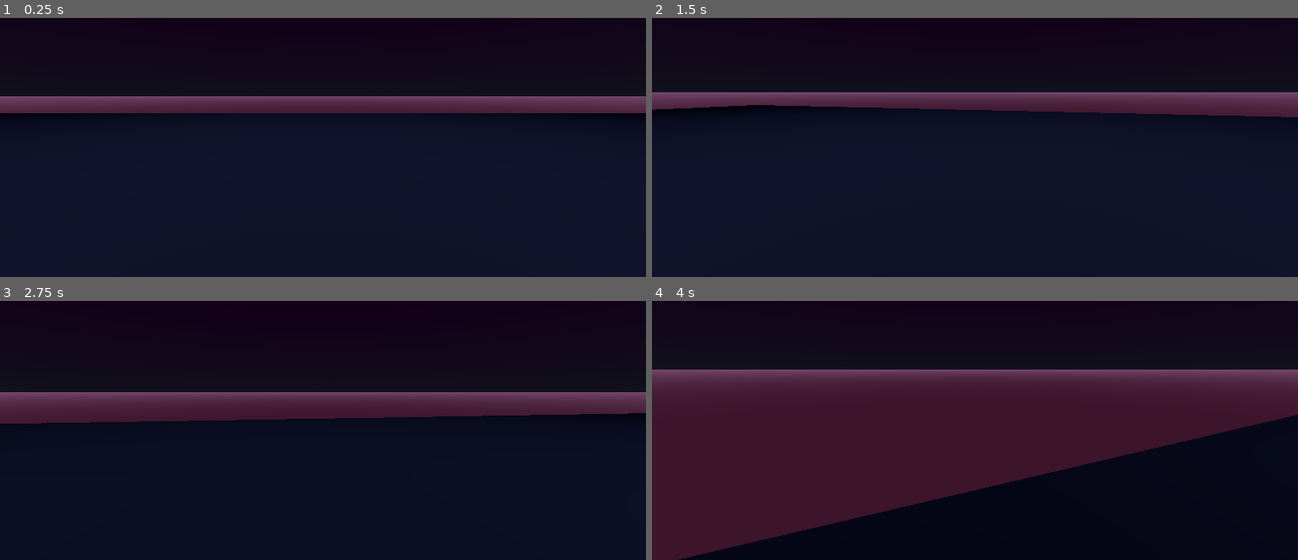
Above: before the commit, frames 1-4 (two rows, left to right).
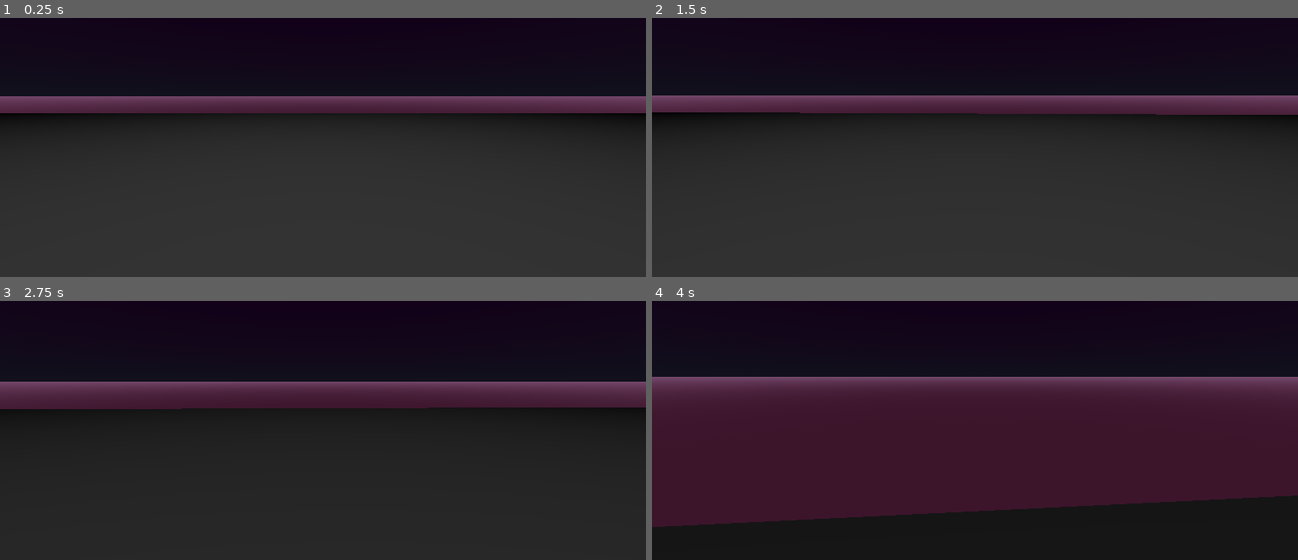
Above: after the commit, the same moments.

Repository: kokiheey/HYPERSLIDE
Game: Godot game, scene res://Scenes/Maps/world_1.tscn
Same seed, same stepped clock (60 frames per second), same inputs: the game is played once before the commit and once after it. Before the commit the project starts from res://world_1.tscn.
Inputs (mouse positions are in pixels of both pictures, inside the frame that each line leads up to):
- Up to frame 1 (0.25 s): no input
- Up to frame 2 (1.5 s): tap Enter (ui_accept) at 0.5, 0.77 s; move the mouse to (1007, 95) at 0.52 s; hold W (forward) from 0.53 s (still down); move the mouse to (942, 98) at 1.27 s
- Up to frame 3 (2.75 s): keep holding W (forward); tap Enter (ui_accept) at 1.52 s; move the mouse to (335, 373) at 2.02 s
- Up to frame 4 (4 s): keep holding W (forward); move the mouse to (968, 383) at 2.77 s; tap Enter (ui_accept) at 3.02, 3.77 s; move the mouse to (1020, 383) at 3.52 s

The runs differ from the first frame. In frame 1, 52% of the frame differs, in the area x 0-100%, y 43-100%; in frame 2, 53%, in the area x 0-100%, y 28-100%; in frame 3, 39%; in frame 4, 17%.

Commit message:
Established folder hierarchy

Diff:
--- a/skate_player.tscn
+++ b/Scenes/Characters/skate_player.tscn
@@ -1,6 +1,6 @@
 [gd_scene load_steps=4 format=3 uid="uid://baxusm4sevrvd"]
 
-[ext_resource type="Script" path="res://skate_player.gd" id="1_fkqgi"]
+[ext_resource type="Script" path="res://scripts/skate_player.gd" id="1_l20yq"]
 
 [sub_resource type="CylinderMesh" id="CylinderMesh_61pjl"]
 
@@ -8,7 +8,7 @@
 points = PackedVector3Array(-0.5, -1, 0, -0.497651, -1, -0.0490407, -0.497651, -1, 0.0489429, -0.5, 1, 0, -0.490407, -1 …(2928 unchanged characters)…
 
 [node name="skate_player" type="CharacterBody3D"]
-script = ExtResource("1_fkqgi")
+script = ExtResource("1_l20yq")
 
 [node name="MeshInstance3D" type="MeshInstance3D" parent="."]
 mesh = SubResource("CylinderMesh_61pjl")
--- a/world_1.tscn
+++ b/Scenes/Maps/world_1.tscn
@@ -1,9 +1,8 @@
 [gd_scene load_steps=6 format=3 uid="uid://b37b1coq5yjgg"]
 
-[ext_resource type="PackedScene" uid="uid://baxusm4sevrvd" path="res://skate_player.tscn" id="1_n47gg"]
+[ext_resource type="PackedScene" uid="uid://baxusm4sevrvd" path="res://Scenes/Characters/skate_player.tscn" id="1_0nkvd"]
 
-[sub_resource type="ORMMaterial3D" id="ORMMaterial3D_n16hb"]
-albedo_color = Color(0.4, 0.447059, 0.8, 1)
+[sub_resource type="ShaderMaterial" id="ShaderMaterial_qu01a"]
 
 [sub_resource type="ProceduralSkyMaterial" id="ProceduralSkyMaterial_iewpq"]
 sky_top_color = Color(0.662745, 0.14902, 0.796078, 1)
@@ -28,13 +27,13 @@
 transform = Transform3D(2.26397, 0, 0, 0, 0.577052, 0, 0, 0, 2.34225, -0.538375, -1.18685, 0)
 use_collision = true
 size = Vector3(18.6285, 1, 11.7016)
-material = SubResource("ORMMaterial3D_n16hb")
+material = SubResource("ShaderMaterial_qu01a")
 
 [node name="OmniLight3D" type="OmniLight3D" parent="."]
 transform = Transform3D(1, 0, 0, 0, 1, 0, 0, 0, 1, 0, 7.59646, 0)
 omni_range = 28.5279
 
-[node name="skate_player" parent="." instance=ExtResource("1_n47gg")]
+[node name="skate_player" parent="." instance=ExtResource("1_0nkvd")]
 transform = Transform3D(1, 0, 0, 0, 1, 0, 0, 0, 1, 0, 0.381284, 0)
 
 [node name="vaporsky1" type="WorldEnvironment" parent="."]
--- a/project.godot
+++ b/project.godot
@@ -11,7 +11,7 @@
 [application]
 
 config/name="hyperslide"
-run/main_scene="res://world_1.tscn"
+run/main_scene="res://Scenes/Maps/world_1.tscn"
 config/features=PackedStringArray("4.1", "Forward Plus")
 config/icon="res://icon.svg"
 
--- a/skate_player.gd
+++ b/scripts/skate_player.gd
@@ -1,13 +1,16 @@
 extends CharacterBody3D
-
 
 const acceleration = 2
 const jump_velocity = 4.5
 var rot_x = 0
 var rot_y = 0
-@export var sens = 0.005
+var forward:
+	get:
+		return -camera.transform.z
+@export var sens = 0.001:
+	set(new_value):
+		sens = new_value
 @onready var camera = $camera_comp
-# Get the gravity from the project settings to be synced with RigidBody nodes.
 var gravity = ProjectSettings.get_setting("physics/3d/default_gravity")
 
 func _ready():
@@ -15,11 +18,10 @@
 
 
 func _physics_process(delta):
-	# Add the gravity.
 	if not is_on_floor():
 		velocity.y -= gravity * delta
 
-	# Handle Jump.
+
 	if Input.is_action_just_pressed("ui_accept") and is_on_floor():
 		velocity.y = jump_velocity
 
